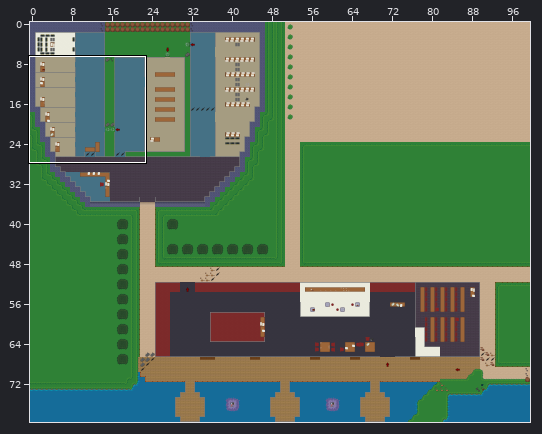
One commit to this Tiled map: core/assets/maps/Comp Sci.tmx. Above: a wide view before the commit, with the close-up outlined.
Close-up. Old version:
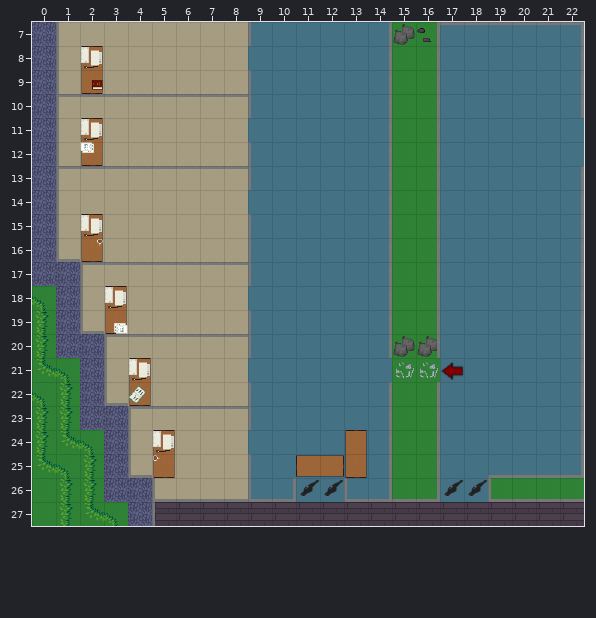
Cells are 32x32 px. Shown: x 0..22, y 7..27.
After the commit:
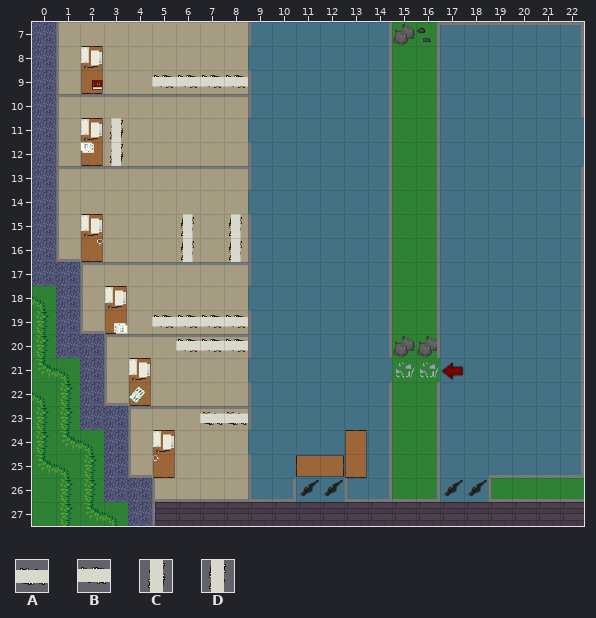
Key: from "finaltileset": A 107, B 107 turned 180, C 107 turned 270, D 107 turned 90.
_ is an empty cell.
Edits made:
{"where": "layer \"Foreground 2\""}
{"y":9,"x":5,"old":"____","new":"BBBB"}
{"y":11,"x":3,"old":"_","new":"C"}
{"y":12,"x":3,"old":"_","new":"C"}
{"y":15,"x":6,"old":"_","new":"D"}
{"y":15,"x":8,"old":"_","new":"D"}
{"y":16,"x":6,"old":"_","new":"D"}
{"y":16,"x":8,"old":"_","new":"D"}
{"y":19,"x":5,"old":"____","new":"BBBB"}
{"y":20,"x":6,"old":"___","new":"BBB"}
{"y":23,"x":7,"old":"__","new":"AA"}
{"label":"added","picture_box":[152,75,248,88]}
{"label":"added","picture_box":[110,118,123,166]}
{"label":"added","picture_box":[181,214,194,262]}
{"label":"added","picture_box":[229,214,242,262]}
{"label":"added","picture_box":[152,315,248,352]}
{"label":"added","picture_box":[200,412,248,425]}
